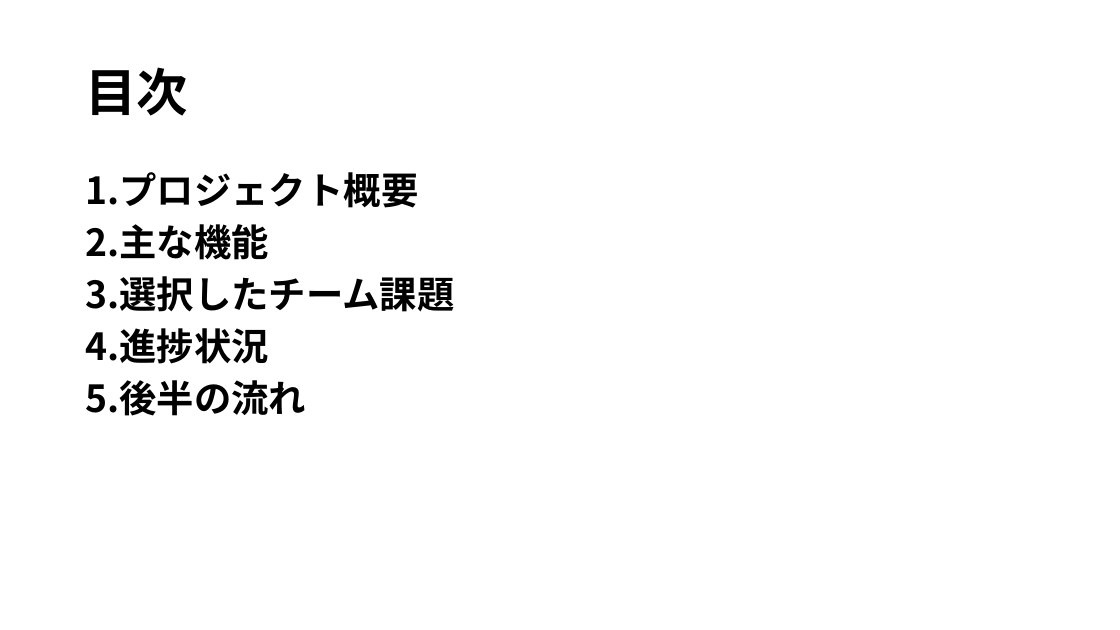
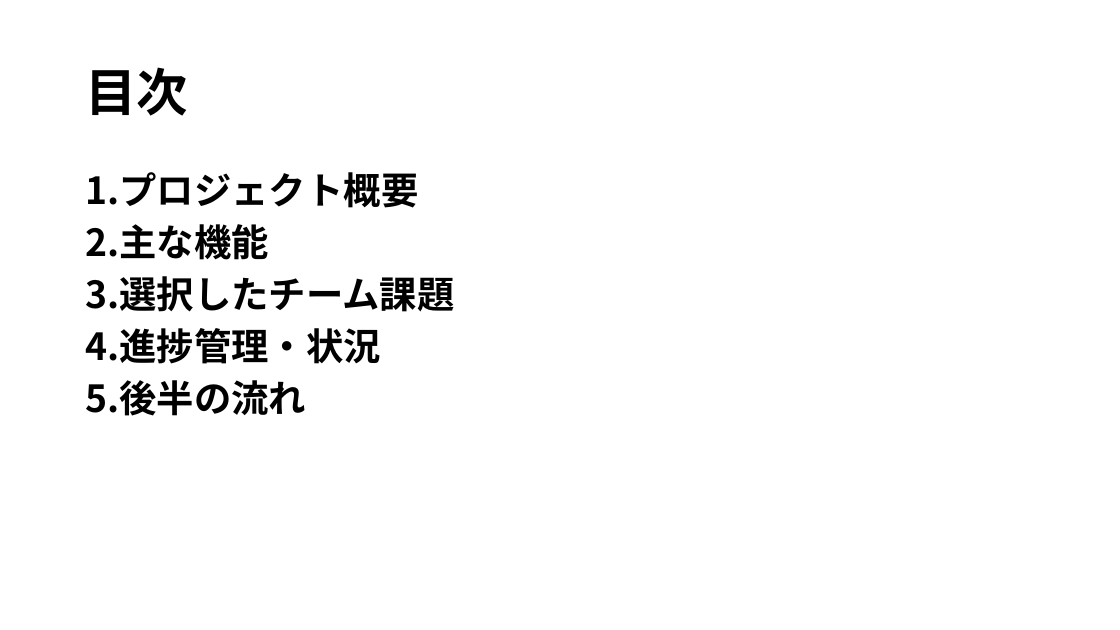
Before and after one commit to kazukiyoshida96/PM-, a slide deck: slide 2 of ＰＭ学科専用2.pptx. Drawn at 1120x630 pixels with LibreOffice and Linux fonts; fonts in the diff are those of the drawing. Boxes give left, top, right and bottom in pixels: in the first picture for what was removed or moved away, otherwise in the second. Text is boxed around its words. In the diff, an @@ line names an element or a change of style, - is before the commit and + after.

```diff
--- a/ＰＭ学科専用2.pptx
+++ b/ＰＭ学科専用2.pptx
@@ text at <box>85,328,381,364</box>: text changed @@
-4.進捗状況
+4.進捗管理・状況
```
Also in this commit, not shown: 1 other slide changed, 2 other files.
